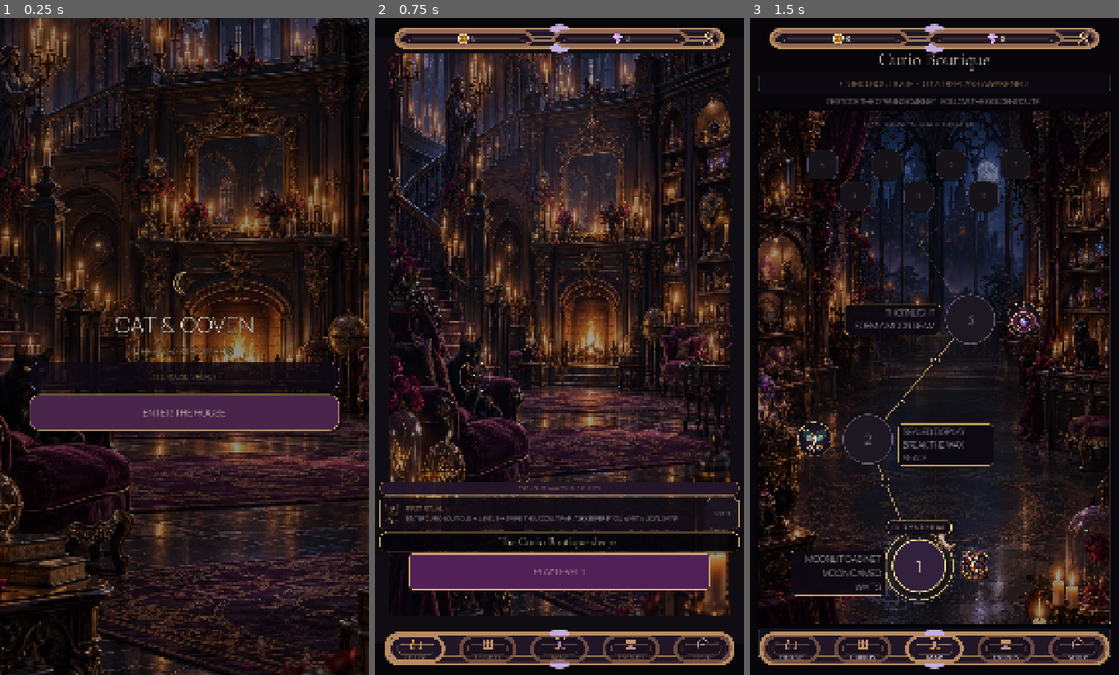
Above: before the commit, frames 1-3 (left to right).
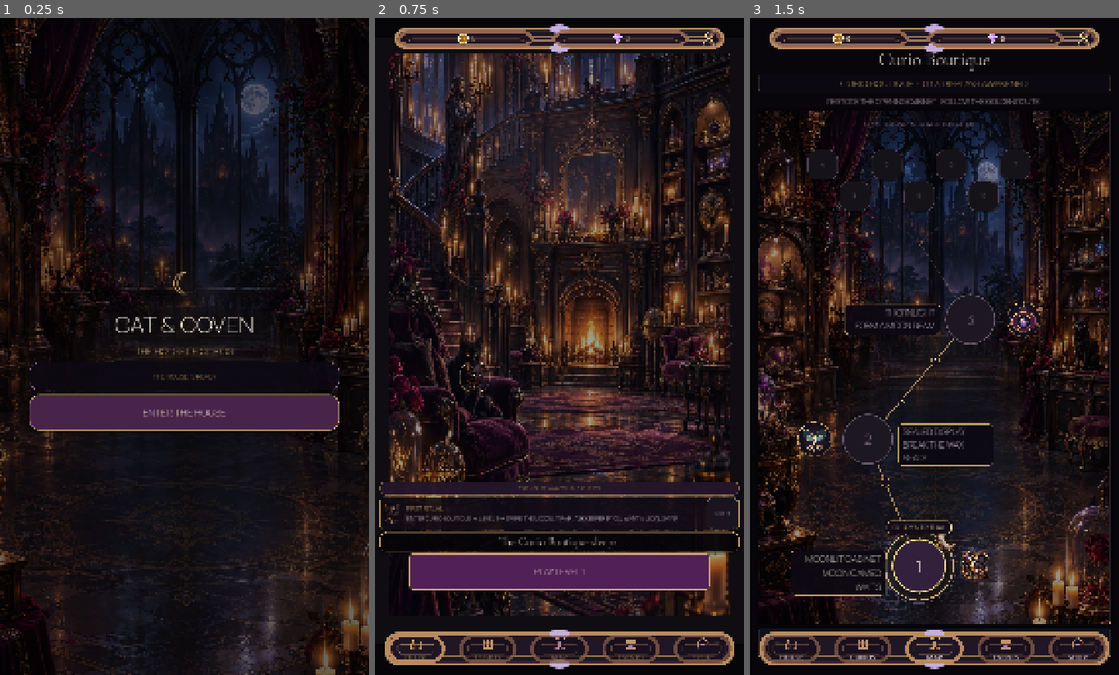
Above: after the commit, the same moments.

Repository: Jay-prodesign/akilta-match3
Game: Godot game, scene res://src/app/app_bootstrap.tscn
Two runs of this game, one before a commit and one after it. Both use one fixed random seed, a clock stepped at 60 frames per second and the inputs below.
Inputs:
- Up to frame 1 (0.25 s): no input
- Up to frame 2 (0.75 s): click "ENTER THE HOUSE" at 0.5 s
- Up to frame 3 (1.5 s): click "PLAY LEVEL 1" at 1.25 s

The runs differ from the first frame. In frame 1, 41% of the frame differs, in the area x 0-100%, y 0-100%; in frame 2, nothing differs; in frame 3, nothing differs.

Commit message:
Use moonlit castle raster baseline for Splash world art

Diff:
--- a/src/ui/shared/screen_art_registry.gd
+++ b/src/ui/shared/screen_art_registry.gd
@@ -6,7 +6,7 @@
 const ART := {
 	"chapter_route_curio_boutique": "res://assets/world/ch01_curio_boutique/chapter_route_curio_boutique.webp",
 	"reliquary_bg_curio_boutique": "res://assets/world/ch01_curio_boutique/chapter_route_curio_boutique.webp",
-	"splash_bg_curio_boutique": "res://assets/world/ch01_curio_boutique/hub_bg_grandhall.webp",
+	"splash_bg_curio_boutique": "res://assets/world/ch01_curio_boutique/chapter_route_curio_boutique.webp",
 	"hub_bg_grandhall": "res://assets/world/ch01_curio_boutique/hub_bg_grandhall.webp",
 	"events_bg_curio_house": "res://assets/world/ch01_curio_boutique/chapter_route_curio_boutique.webp",
 	"shop_bg_curio_house": "res://assets/world/ch01_curio_boutique/hub_bg_grandhall.webp",
